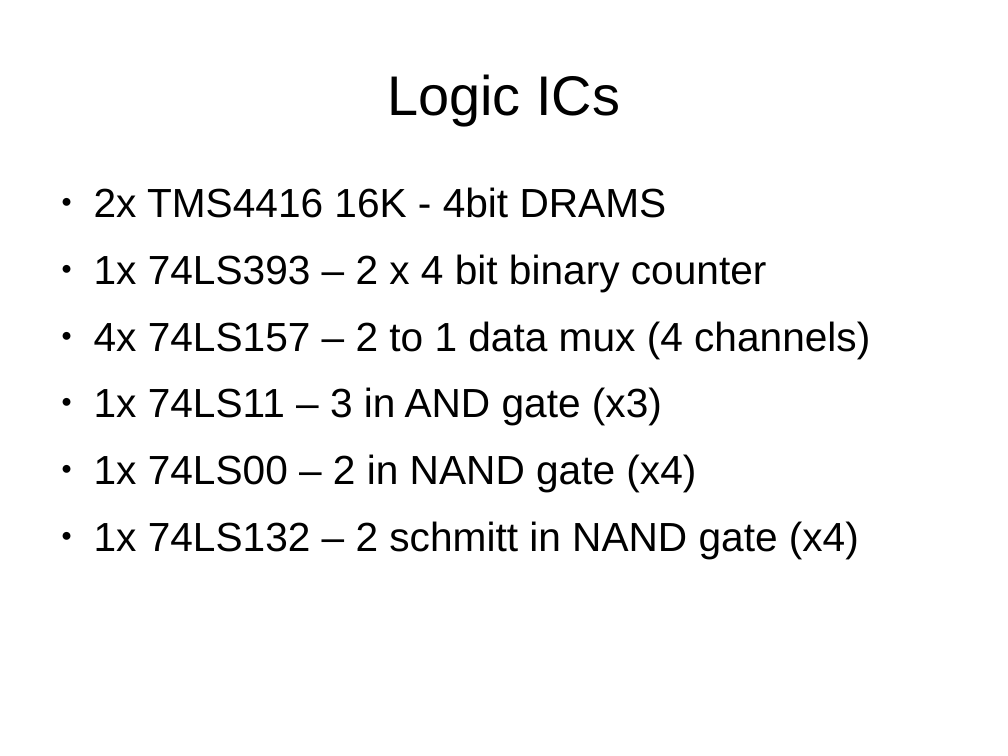
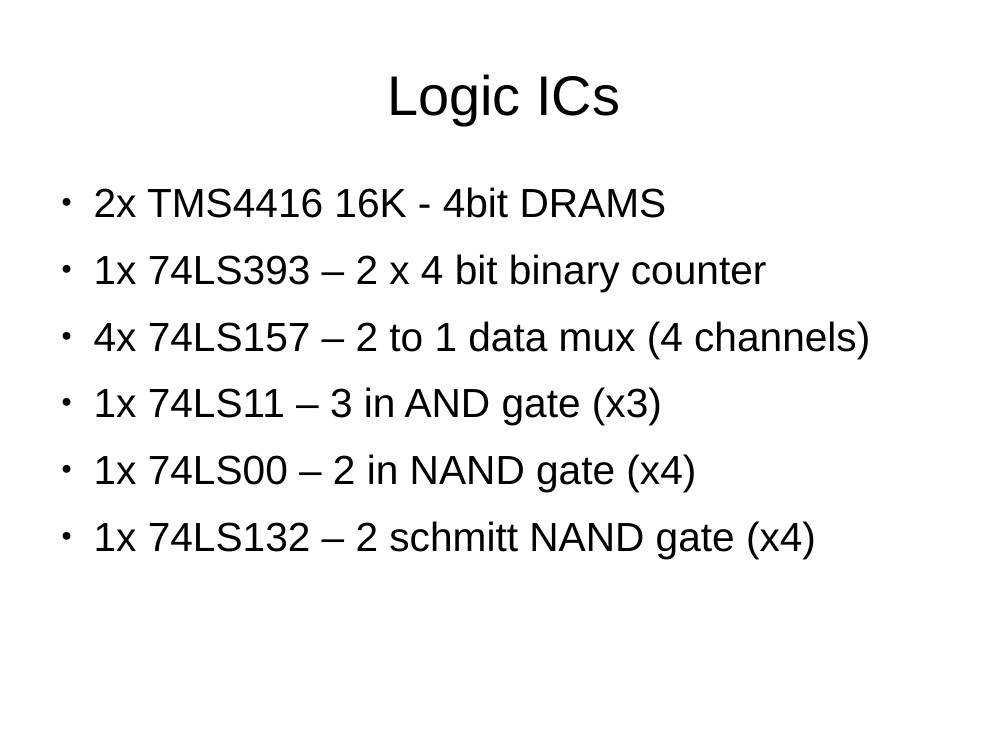
Before and after one commit to bendooks/vixen, a slide deck: slide 12 of talk/bjdooks-vixen-ram.odp (slide 13 before the commit). Drawn at 1008x756 pixels with LibreOffice and Linux fonts; fonts in the diff are those of the drawing; background and template pictures are left out. Boxes give left, top, right and bottom in pixels: in the first picture for what was removed or moved away, otherwise in the second. Text is boxed around its words. In the diff, an @@ line names an element or a change of style, - is before the commit and + after.

```diff
--- a/talk/bjdooks-vixen-ram.odp
+++ b/talk/bjdooks-vixen-ram.odp
@@ text at (x1=94, y1=521, x2=816, y2=559): text changed @@
-● 1x 74LS132 – 2 schmitt in NAND gate (x4)
+● 1x 74LS132 – 2 schmitt NAND gate (x4)
```
Also in this commit, not shown: 7 other slides changed, 1 slide removed.
